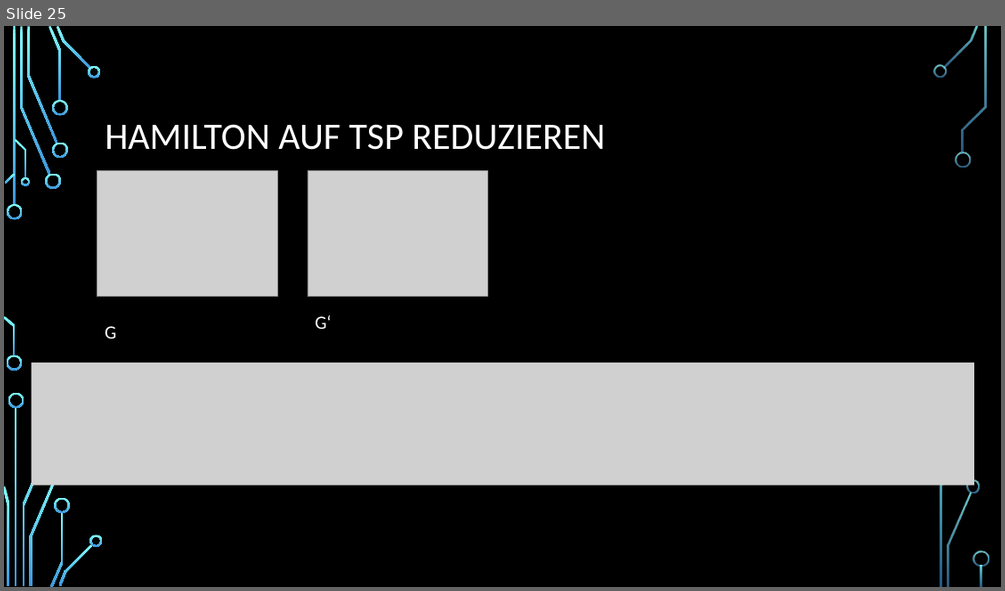
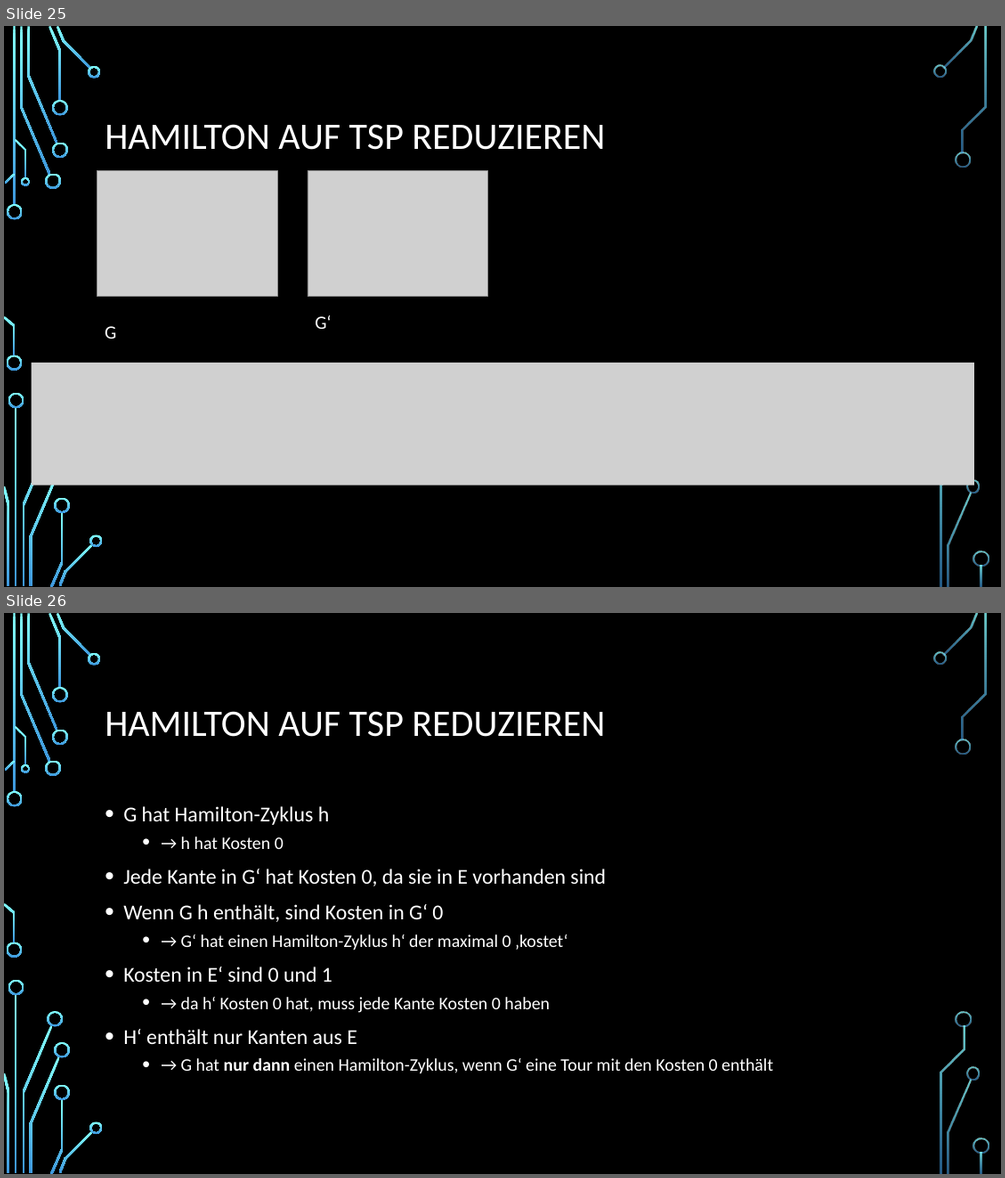
Before and after one commit to Seppl2202/Pseudopolynomielle-Algorithmen, a slide deck: Pseudopolynomielle Algorithmen.pptx. Shown one above the other, each under a label of ours: slide 25 before the commit, slides 25 and 26 after it. The pictures are 1005x591 and 1005x1178 pixels, drawn with LibreOffice and Linux fonts; fonts in the diff are those of the drawing; grey boxes stand for pictures; background and template pictures are left out. Boxes give left, top, right and bottom in pixels: in the first picture for what was removed or moved away, otherwise in the second. Text is boxed around its words. In the diff, an @@ line names an element or a change of style, - is before the commit and + after.

```diff
--- a/Pseudopolynomielle Algorithmen.pptx
+++ b/Pseudopolynomielle Algorithmen.pptx
@@ slide 26 added at <box>4,613,1001,1174</box>, background picture (left out); not listed: 33 template elements that a slide beside it also shows @@
@@ title added at <box>105,711,605,737</box>, 36 pt, text #FFFFFF @@
+HAMILTON AUF TSP REDUZIEREN
@@ text added at <box>123,806,773,1074</box>, 17 pt, text #FFFFFF @@
+• G hat Hamilton-Zyklus h
+  • → h hat Kosten 0
+• Jede Kante in G‘ hat Kosten 0, da sie in E vorhanden sind
+• Wenn G h enthält, sind Kosten in G‘ 0
+  • → G‘ hat einen Hamilton-Zyklus h‘ der maximal 0 ‚kostet‘
+• Kosten in E‘ sind 0 und 1
+  • → da h‘ Kosten 0 hat, muss jede Kante Kosten 0 haben
+• H‘ enthält nur Kanten aus E
+  • → G hat nur dann einen Hamilton-Zyklus, wenn G‘ eine Tour mit den Kosten 0 enthält
@@ freeform shape added at <box>48,1011,63,1027</box>, fill gradient #82FFFF to #3D97DE @@
@@ freeform shape added at <box>956,1011,971,1027</box>, fill gradient #82FFFF to #3D97DE @@
@@ freeform shape added at <box>54,1042,70,1058</box>, fill gradient #82FFFF to #3D97DE @@
```
Also in this commit, not shown: 2 slides changed, 9 other slides added, 1 slide removed.
